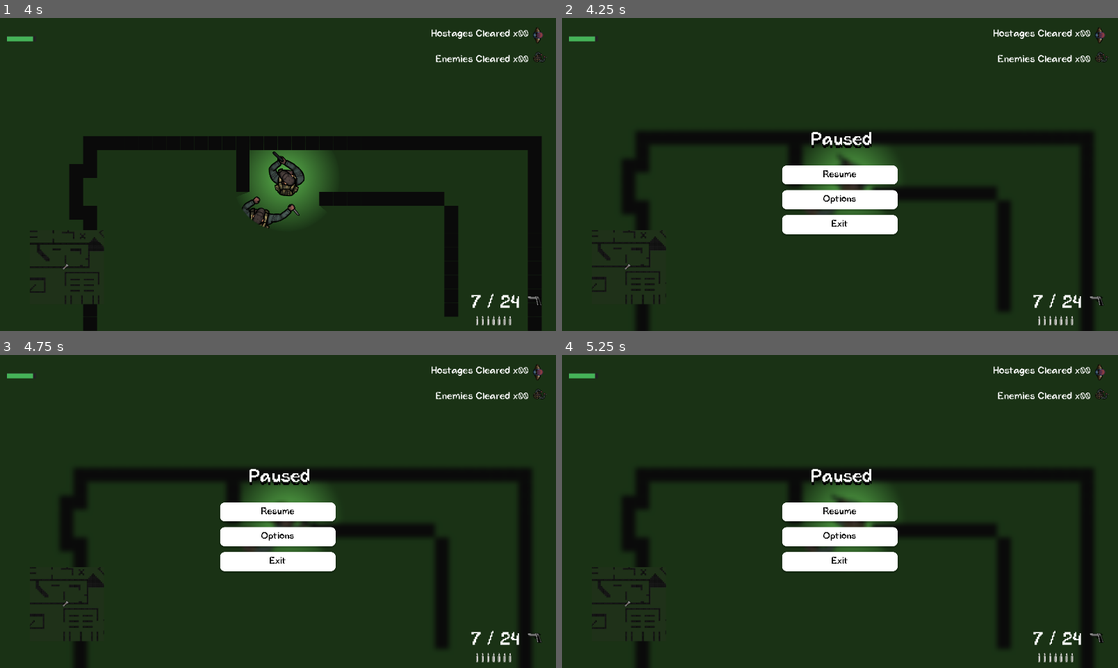
Above: before the commit, frames 1-4 (two rows, left to right).
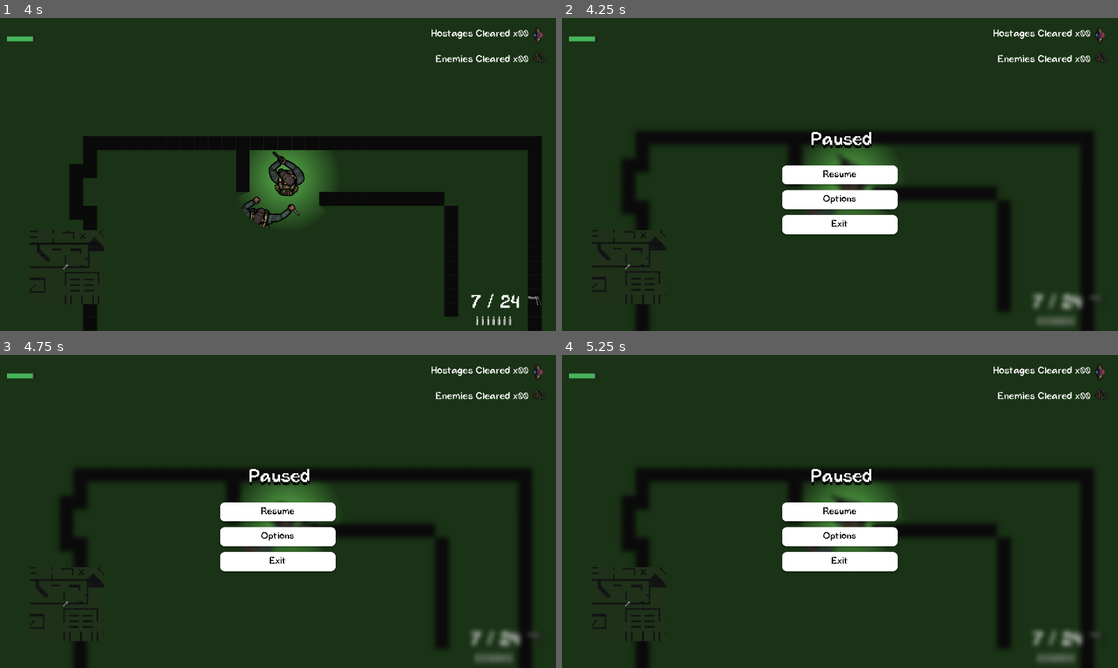
Above: after the commit, the same moments.

Repository: JustinJLi/game_dev_project
Game: Godot game, scene res://Assets/Environment/sandbox.tscn
Same seed, same stepped clock (60 frames per second), same inputs: the game is played once before the commit and once after it. This scene is started directly instead of the project's main scene.
Inputs (mouse positions are in pixels of both pictures, inside the frame that each line leads up to):
- Up to frame 1 (4 s): tap Enter at 0.5 s; move the mouse to (250, 237) at 0.52 s; hold E (advance_dialog) 0.53-1.28 s; hold Up (up) 0.53-2.03 s; move the mouse to (444, 221) at 1.27 s; click (444, 221) at 1.35 s; move the mouse to (111, 127) at 2.02 s; hold Shift (sprint) 2.03-2.78 s; hold Left (left) 2.03-3.53 s; move the mouse to (305, 174) at 2.77 s; tap Mouse wheel down (switch_weapon) at 2.85 s; move the mouse to (194, 96) at 3.52 s; hold S (down) from 3.53 s (still down); tap F (toggle_flashlight) at 3.6 s
- Up to frame 2 (4.25 s): keep holding S (down); tap Escape (pause) at 4.15 s
- Up to frame 3 (4.75 s): move the mouse to (400, 495) at 4.27 s; release S (down) at 4.28 s; hold Right (right) from 4.28 s (still down); tap E (advance_dialog) at 4.35 s
- Up to frame 4 (5.25 s): tap R (reload) at 4.9 s; release Right (right) at 5 s; click "Resume" at 5 s

Frame 1 is identical in both runs. In frame 2, 0.5% of the frame differs, in the area x 84-98%, y 87-99%; in frame 3, 0.5%; in frame 4, 0.5%.

Commit message:
Fullscreen Map Added

Diff:
--- a/Assets/Player/player.gd
+++ b/Assets/Player/player.gd
@@ -28,6 +28,7 @@
 @onready var pause_menu = $CanvasLayer/PauseMenu #Pause menu
 @onready var options_menu: Control = $CanvasLayer/PauseMenu/CanvasLayer/OptionsMenu #options menu
 @onready var game_over_screen: Node2D = $CanvasLayer3/GameOverScreen #Game over screen
+@onready var fullscreen_map: Node2D = $CanvasLayer5/FullScreenMap
 
 var paused = false #Determines if player paused the game
 var level_completed = false #Determines if a level is complete
@@ -36,7 +37,14 @@
 enum Weapon { GUN, KNIFE } #Dictionary for player weapons
 var current_weapon = Weapon.GUN #Current weapon held by the player
 var weapon_name = "" #Stores weapon name
-
+#var levels = [
+	#"world",
+	#"level_2",
+	#"level_3",
+	#"level_4",
+	#"level_5"
+#]
+#var current_scene = ""
 
 
 func _ready() -> void:
@@ -49,6 +57,8 @@
 	ammo = PlayerData.ammo
 	total_ammo = PlayerData.total_ammo
 	is_flashlight_on = PlayerData.is_flashlight_on
+
+	#current_scene = get_tree().current_scene.to_string()
 
 	#Initialize interaction with objects, screen, and mouse cursor
 	InteractionManager.player = self
@@ -123,6 +133,9 @@
 	if Input.is_action_just_pressed("toggle_flashlight") and current_weapon == Weapon.GUN:
 		toggle_flashlight()
 
+	if Input.is_action_just_released("toggle_map"):
+		toggle_map()
+
 	#Allow movement if velocity it > 0 (moving)
 	if self.velocity.length() > 0:
 		self.velocity = self.velocity.normalized() * speed
@@ -147,7 +160,6 @@
 
 #Function for acquiring different inputs
 func _input(event):
-
 	# Acquire direction of right stick for player rotation
 	var right_stick = Vector2(
 		Input.get_action_strength("look_right") - Input.get_action_strength("look_left"),
@@ -164,6 +176,43 @@
 		is_mouse = false
 		Input.set_mouse_mode(Input.MOUSE_MODE_HIDDEN)
 		last_look_direction = last_look_direction.lerp(right_stick.normalized(), look_smoothness)
+
+
+func toggle_map():
+	var map_images = fullscreen_map.get_children()
+
+	if get_tree().current_scene.scene_file_path == "res://Assets/Environment/world.tscn":
+		fullscreen_map.visible = !fullscreen_map.visible  # Toggle visibility
+		map_images[1].visible = !map_images[1].visible
+	elif get_tree().current_scene.scene_file_path == "res://Assets/Environment/level_2.tscn":
+		fullscreen_map.visible = !fullscreen_map.visible  # Toggle visibility
+		map_images[2].visible = !map_images[2].visible
+	elif get_tree().current_scene.scene_file_path == "res://Assets/Environment/level_3.tscn":
+		fullscreen_map.visible = !fullscreen_map.visible  # Toggle visibility
+		map_images[3].visible = !map_images[3].visible
+	elif get_tree().current_scene.scene_file_path == "res://Assets/Environment/level_4.tscn":
+		fullscreen_map.visible = !fullscreen_map.visible  # Toggle visibility
+		map_images[4].visible = !map_images[4].visible
+	elif get_tree().current_scene.scene_file_path == "res://Assets/Environment/level_5.tscn":
+		fullscreen_map.visible = !fullscreen_map.visible  # Toggle visibility
+		map_images[5].visible = !map_images[5].visible
+	#print(current_scene)
+	#
+	## Find the position of the first occurrence of the colon ":".
+	#var colon_pos = current_scene.rfind(":")
+#
+	## Take the substring before the colon (up to the found position).
+	#if colon_pos != -1:
+		#current_scene = current_scene.substr(0, colon_pos)
+#
+	#print(current_scene)  # Output: world
+	#
+	#
+	#for level in levels:
+		#if current_scene == level:
+			#fullscreen_map.visible = !fullscreen_map.visible  # Toggle visibility
+			#map_images[level].visible = !map_images[level].visible  # Toggle visibility
+		#
 
 #Function for handling weapon switching/attacking
 func weapon_handler():
--- a/Assets/Player/player.tscn
+++ b/Assets/Player/player.tscn
@@ -1,6 +1,7 @@
-[gd_scene load_steps=131 format=3 uid="uid://iy488y8isrrk"]
+[gd_scene load_steps=132 format=3 uid="uid://iy488y8isrrk"]
 
 [ext_resource type="Script" path="res://Assets/Player/player.gd" id="1_cmp4a"]
+[ext_resource type="PackedScene" uid="uid://o8ku0jtnbydg" path="res://Assets/UI/full_screen_map/full_screen_map.tscn" id="2_2guo0"]
 [ext_resource type="Texture2D" uid="uid://crop6ahqsjvk1" path="res://Assets/Player/Top_Down_Survivor 2/handgun/idle/survivor-idle_handgun_0.png" id="2_foqwj"]
 [ext_resource type="Texture2D" uid="uid://d11jvcsntn7ma" path="res://Assets/Player/Top_Down_Survivor 2/handgun/idle/survivor-idle_handgun_1.png" id="3_eeghb"]
 [ext_resource type="PackedScene" uid="uid://c3jdtiryjg8cf" path="res://Assets/UI/level_complete_screen/level_complete_screen.tscn" id="3_h43iu"]
@@ -521,6 +522,11 @@
 motion_mode = 1
 script = ExtResource("1_cmp4a")
 
+[node name="CanvasLayer5" type="CanvasLayer" parent="."]
+
+[node name="FullScreenMap" parent="CanvasLayer5" instance=ExtResource("2_2guo0")]
+visible = false
+
 [node name="CanvasLayer" type="CanvasLayer" parent="."]
 
 [node name="PauseMenu" parent="CanvasLayer" instance=ExtResource("47_a7cnj")]
--- /dev/null
+++ b/Assets/UI/full_screen_map/full_screen_map.gd
@@ -0,0 +1,13 @@
+extends Node2D
+
+
+# Assuming you have a TextureRect node to display the map
+@onready var fullscreen_map = $FullscreenMap
+@onready var map_texture = preload("res://Assets/UI/map_images/lvl_1_map.png")
+
+func _ready():
+	pass
+
+# Called every frame. 'delta' is the elapsed time since the previous frame.
+func _process(delta: float) -> void:
+	pass
--- /dev/null
+++ b/Assets/UI/full_screen_map/full_screen_map.tscn
@@ -0,0 +1,60 @@
+[gd_scene load_steps=9 format=3 uid="uid://o8ku0jtnbydg"]
+
+[ext_resource type="Script" path="res://Assets/UI/full_screen_map/full_screen_map.gd" id="1_6l8dn"]
+[ext_resource type="Shader" path="res://Assets/UI/pause_menu/PauseMenu.gdshader" id="2_ec1an"]
+[ext_resource type="Texture2D" uid="uid://8gdymc2ayla2" path="res://Assets/UI/map_images/lvl_1_map.png" id="3_g4ib6"]
+[ext_resource type="Texture2D" uid="uid://32ksr2cciabg" path="res://Assets/UI/map_images/lvl_2_map.png" id="4_yqolu"]
+[ext_resource type="Texture2D" uid="uid://y03jgegsk2j7" path="res://Assets/UI/map_images/lvl_3_map.png" id="5_pv1x2"]
+[ext_resource type="Texture2D" uid="uid://dp6vapry0pmpj" path="res://Assets/UI/map_images/lvl_4_map.png" id="6_4bbay"]
+[ext_resource type="Texture2D" uid="uid://cmstp5fp6fej3" path="res://Assets/UI/map_images/lvl_5_map.png" id="7_u4orb"]
+
+[sub_resource type="ShaderMaterial" id="ShaderMaterial_m4eid"]
+shader = ExtResource("2_ec1an")
+shader_parameter/amount = 3.0
+
+[node name="FullScreenMap" type="Node2D"]
+script = ExtResource("1_6l8dn")
+
+[node name="ColorRect" type="ColorRect" parent="."]
+material = SubResource("ShaderMaterial_m4eid")
+anchors_preset = 8
+anchor_left = 0.5
+anchor_top = 0.5
+anchor_right = 0.5
+anchor_bottom = 0.5
+offset_left = -161364.0
+offset_top = -58676.0
+offset_right = 161364.0
+offset_bottom = 58676.0
+grow_horizontal = 2
+grow_vertical = 2
+
+[node name="world" type="Sprite2D" parent="."]
+visible = false
+position = Vector2(973, 546)
+scale = Vector2(1.56771, 1.59934)
+texture = ExtResource("3_g4ib6")
+
+[node name="level_2" type="Sprite2D" parent="."]
+visible = false
+position = Vector2(977.379, 545.367)
+scale = Vector2(1.16986, 1.1976)
+texture = ExtResource("4_yqolu")
+
+[node name="level_3" type="Sprite2D" parent="."]
+visible = false
+position = Vector2(977.379, 545.367)
+scale = Vector2(1.16986, 1.1976)
+texture = ExtResource("5_pv1x2")
+
+[node name="level_4" type="Sprite2D" parent="."]
+visible = false
+position = Vector2(977, 547)
+scale = Vector2(1.23517, 1.26914)
+texture = ExtResource("6_4bbay")
+
+[node name="level_5" type="Sprite2D" parent="."]
+visible = false
+position = Vector2(977, 547)
+scale = Vector2(1.23517, 1.26914)
+texture = ExtResource("7_u4orb")
--- a/Assets/UI/upgrade_screen/upgrade_screen.gd
+++ b/Assets/UI/upgrade_screen/upgrade_screen.gd
@@ -4,10 +4,10 @@
 
 # Cost per upgrade level (this is an example; modify as needed)
 var upgrade_costs = {
-	"MaxHealth": 2000,  # Example cost for MaxHealth upgrade
-	"GunDmg": 1500,     # Example cost for GunDmg upgrade
-	"KnifeDmg": 1000,   # Example cost for KnifeDmg upgrade
-	"Map": 5000          # Example cost for Map upgrade
+	"MaxHealth": 200,  # Example cost for MaxHealth upgrade
+	"GunDmg": 150,     # Example cost for GunDmg upgrade
+	"KnifeDmg": 100,   # Example cost for KnifeDmg upgrade
+	"Map": 1000          # Example cost for Map upgrade
 }
 
 # Stores upgrade levels for each category
@@ -25,7 +25,10 @@
 var levels = [
 	"res://Assets/Environment/world.tscn",
 	"res://Assets/Environment/level_2.tscn",
-	"res://Assets/Environment/level_3.tscn"
+	"res://Assets/Environment/level_3.tscn",
+	"res://Assets/Environment/level_4.tscn",
+	"res://Assets/Environment/level_5.tscn"
+
 ]
 
 @onready var upgrade_screen: Node2D = $"."
@@ -164,11 +167,11 @@
 			if category == "GunDmg":
 				# Apply the gun damage upgrade
 				if Global.upgrade_bars_position[category] > 0:
-					PlayerData.gun_damage += Global.upgrade_bars_position[category] * 10  # Example: Each level adds 2 to gun damage
+					PlayerData.gun_damage += Global.upgrade_bars_position[category] * 20  # Example: Each level adds 2 to gun damage
 			elif category == "KnifeDmg":
 				# Apply the knife damage upgrade
 				if Global.upgrade_bars_position[category] > 0:
-					PlayerData.knife_damage += Global.upgrade_bars_position[category] * 10  # Example: Each level adds 2 to knife damage
+					PlayerData.knife_damage += Global.upgrade_bars_position[category] * 20  # Example: Each level adds 2 to knife damage
 			elif category == "MaxHealth":
 				# Apply the max health upgrade
 				if Global.upgrade_bars_position[category] > 0:
--- a/Assets/UI/upgrade_screen/upgrade_screen.tscn
+++ b/Assets/UI/upgrade_screen/upgrade_screen.tscn
@@ -488,7 +488,7 @@
 theme_override_constants/shadow_offset_y = 10
 theme_override_fonts/font = ExtResource("3_h2qxv")
 theme_override_font_sizes/font_size = 40
-text = "2000 Points"
+text = "200 Points"
 vertical_alignment = 1
 
 [node name="GunDmgPointsLabel" type="Label" parent="."]
@@ -500,7 +500,7 @@
 theme_override_constants/shadow_offset_y = 10
 theme_override_fonts/font = ExtResource("3_h2qxv")
 theme_override_font_sizes/font_size = 40
-text = "1500 Points"
+text = "150 Points"
 vertical_alignment = 1
 
 [node name="KnifeDmgPointsLabel" type="Label" parent="."]
@@ -512,7 +512,7 @@
 theme_override_constants/shadow_offset_y = 10
 theme_override_fonts/font = ExtResource("3_h2qxv")
 theme_override_font_sizes/font_size = 40
-text = "1000 Points"
+text = "100 Points"
 vertical_alignment = 1
 
 [node name="MapPointsLabel" type="Label" parent="."]
@@ -524,7 +524,7 @@
 theme_override_constants/shadow_offset_y = 10
 theme_override_fonts/font = ExtResource("3_h2qxv")
 theme_override_font_sizes/font_size = 40
-text = "5000 Points"
+text = "1000 Points"
 vertical_alignment = 1
 
 [connection signal="pressed" from="PlusButtonsContainer/MaxHealthPlusButton" to="." method="_on_resume_pressed"]
--- a/project.godot
+++ b/project.godot
@@ -154,6 +154,11 @@
 "events": [Object(InputEventJoypadMotion,"resource_local_to_scene":false,"resource_name":"","device":-1,"axis":2,"axis_value":-1.0,"script":null)
 ]
 }
+toggle_map={
+"deadzone": 0.5,
+"events": [Object(InputEventKey,"resource_local_to_scene":false,"resource_name":"","device":-1,"window_id":0,"alt_pressed":false,"shift_pressed":false,"ctrl_pressed":false,"meta_pressed":false,"pressed":false,"keycode":0,"physical_keycode":77,"key_label":0,"unicode":109,"location":0,"echo":false,"script":null)
+]
+}
 
 [layer_names]
 
Not shown: 1 places in Assets/UI/game_over_screen/game_over_screen.tscn that only renumber resources
Binary file added: Assets/UI/map_images/lvl_1_map.png
Not shown, added: Assets/UI/map_images/lvl_1_map.png.import
Binary file added: Assets/UI/map_images/lvl_2_map.png
Not shown, added: Assets/UI/map_images/lvl_2_map.png.import
Binary file added: Assets/UI/map_images/lvl_3_map.png
Not shown, added: Assets/UI/map_images/lvl_3_map.png.import
Binary file added: Assets/UI/map_images/lvl_4_map.png
Not shown, added: Assets/UI/map_images/lvl_4_map.png.import
Binary file added: Assets/UI/map_images/lvl_5_map.png
Not shown, added: Assets/UI/map_images/lvl_5_map.png.import
Not shown, added: Assets/Environment/wor740D.tmp
